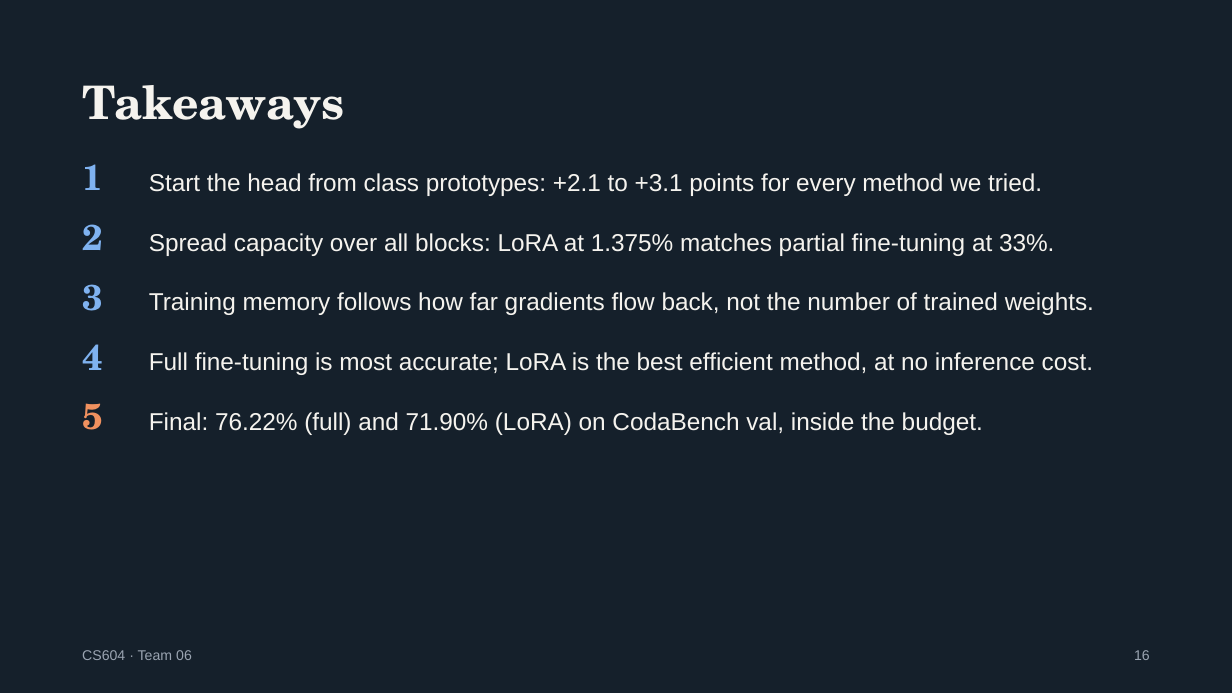
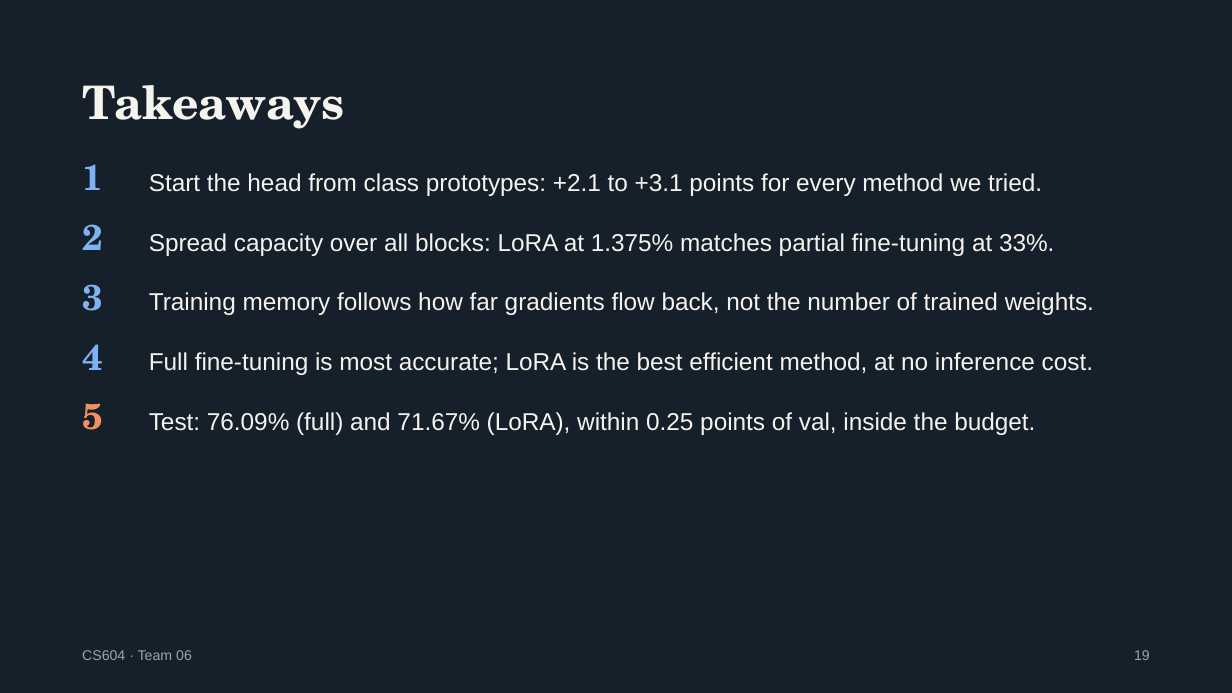
Before and after one commit to jiaobuchong/deep-cv, a slide deck: slide 19 of cs604_team06_slides.pptx (slide 16 before the commit). Drawn at 1232x693 pixels with LibreOffice and Linux fonts; fonts in the diff are those of the drawing. Boxes give left, top, right and bottom in pixels: in the first picture for what was removed or moved away, otherwise in the second. Text is boxed around its words. In the diff, an @@ line names an element or a change of style, - is before the commit and + after.

```diff
--- a/cs604_team06_slides.pptx
+++ b/cs604_team06_slides.pptx
@@ text at <box>149,412,1035,435</box>: text changed @@
-Final: 76.22% (full) and 71.90% (LoRA) on CodaBench val, inside the budget.
+Test: 76.09% (full) and 71.67% (LoRA), within 0.25 points of val, inside the budget.
```
Also in this commit, not shown: 17 other slides changed, 5 slides added, 1 slide removed, 51 other files.
